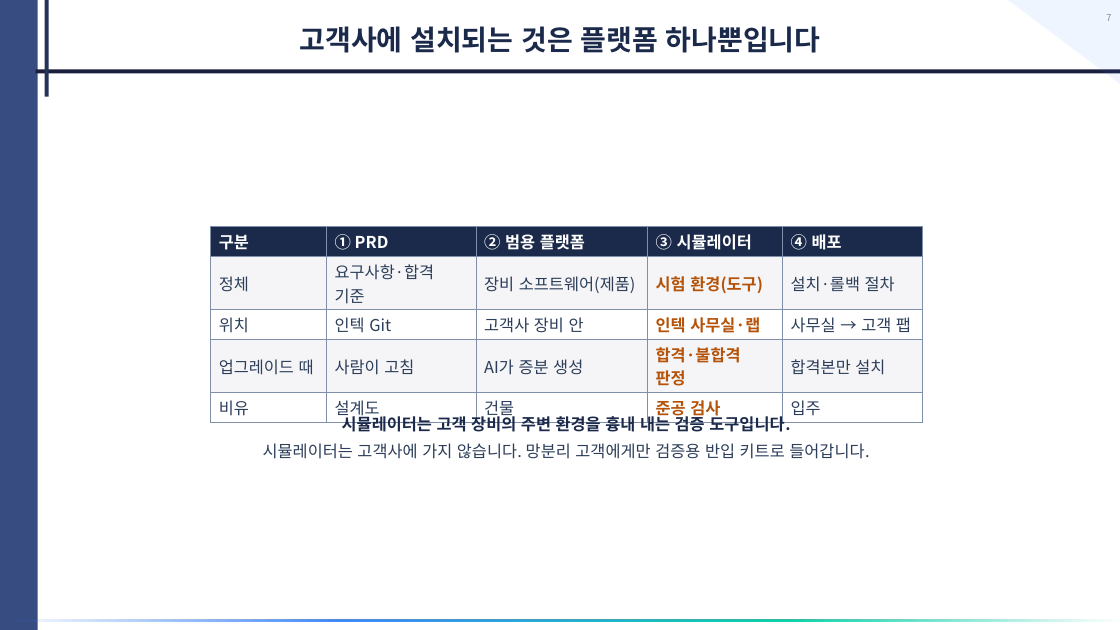
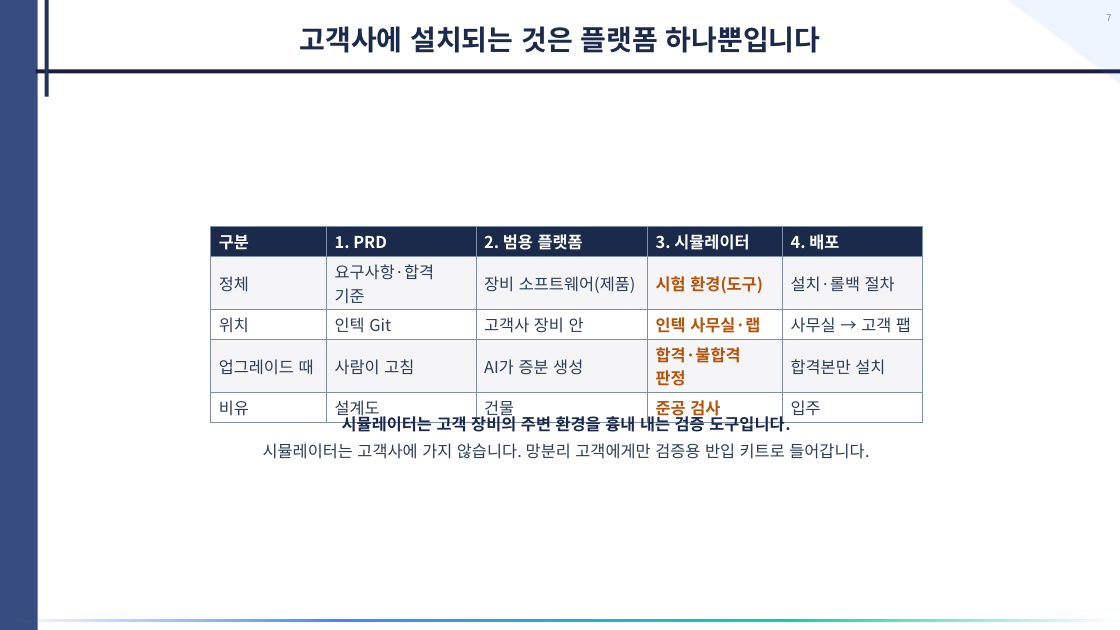
Before and after one commit to donchang07/tmb-2027, a slide deck: slide 7 of deliverables/Intekplus_AI_Upgrade_Proposal.pptx. Drawn at 1120x630 pixels with LibreOffice and Linux fonts; fonts in the diff are those of the drawing. Boxes give left, top, right and bottom in pixels: in the first picture for what was removed or moved away, otherwise in the second. Text is boxed around its words. In the diff, an @@ line names an element or a change of style, - is before the commit and + after.

```diff
--- a/deliverables/Intekplus_AI_Upgrade_Proposal.pptx
+++ b/deliverables/Intekplus_AI_Upgrade_Proposal.pptx
@@ table at (x1=210, y1=226, x2=923, y2=423) @@
-row 1: 구분 | ① PRD | ② 범용 플랫폼 | ③ 시뮬레이터 | ④ 배포
+row 1: 구분 | 1. PRD | 2. 범용 플랫폼 | 3. 시뮬레이터 | 4. 배포
```
Also in this commit, not shown: 3 other slides changed, 5 slides added, 2 other files.
